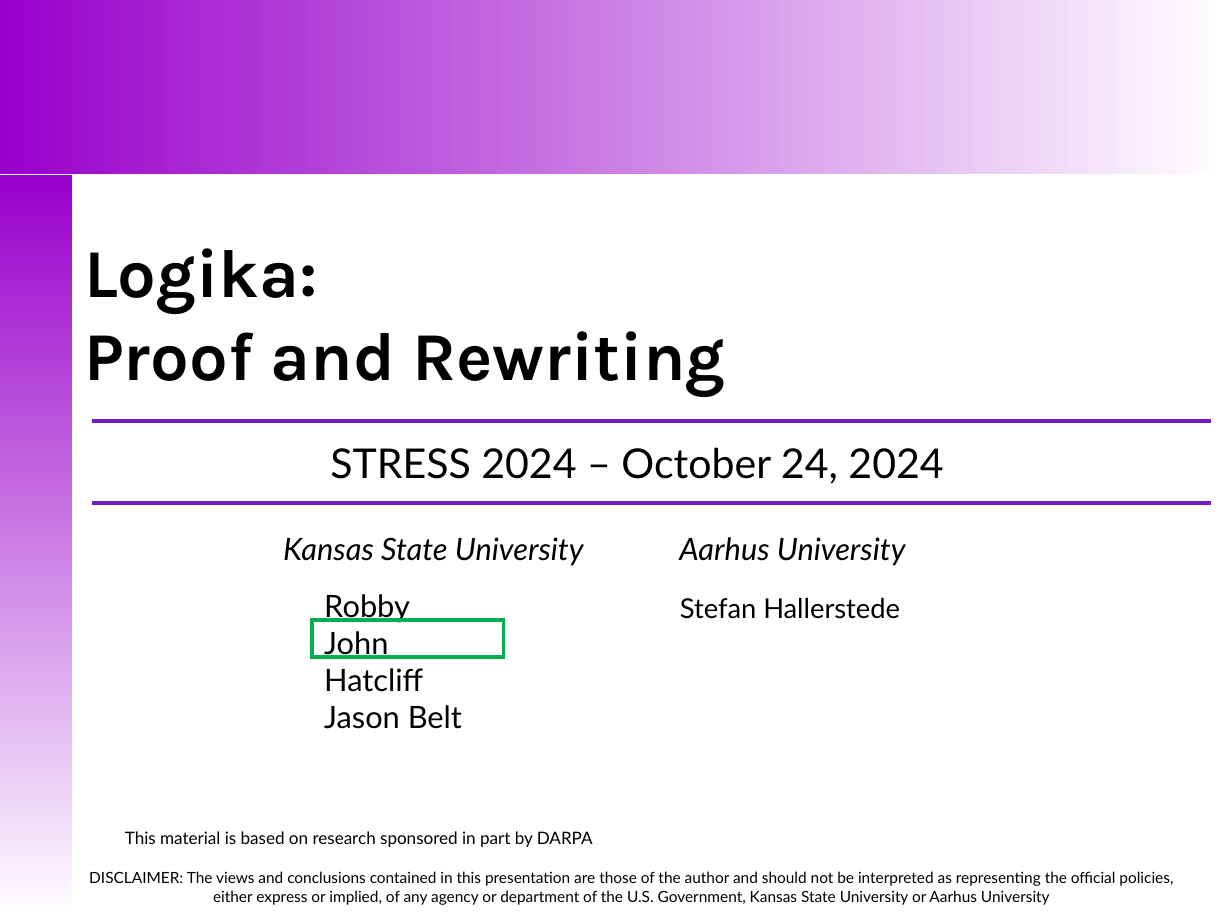
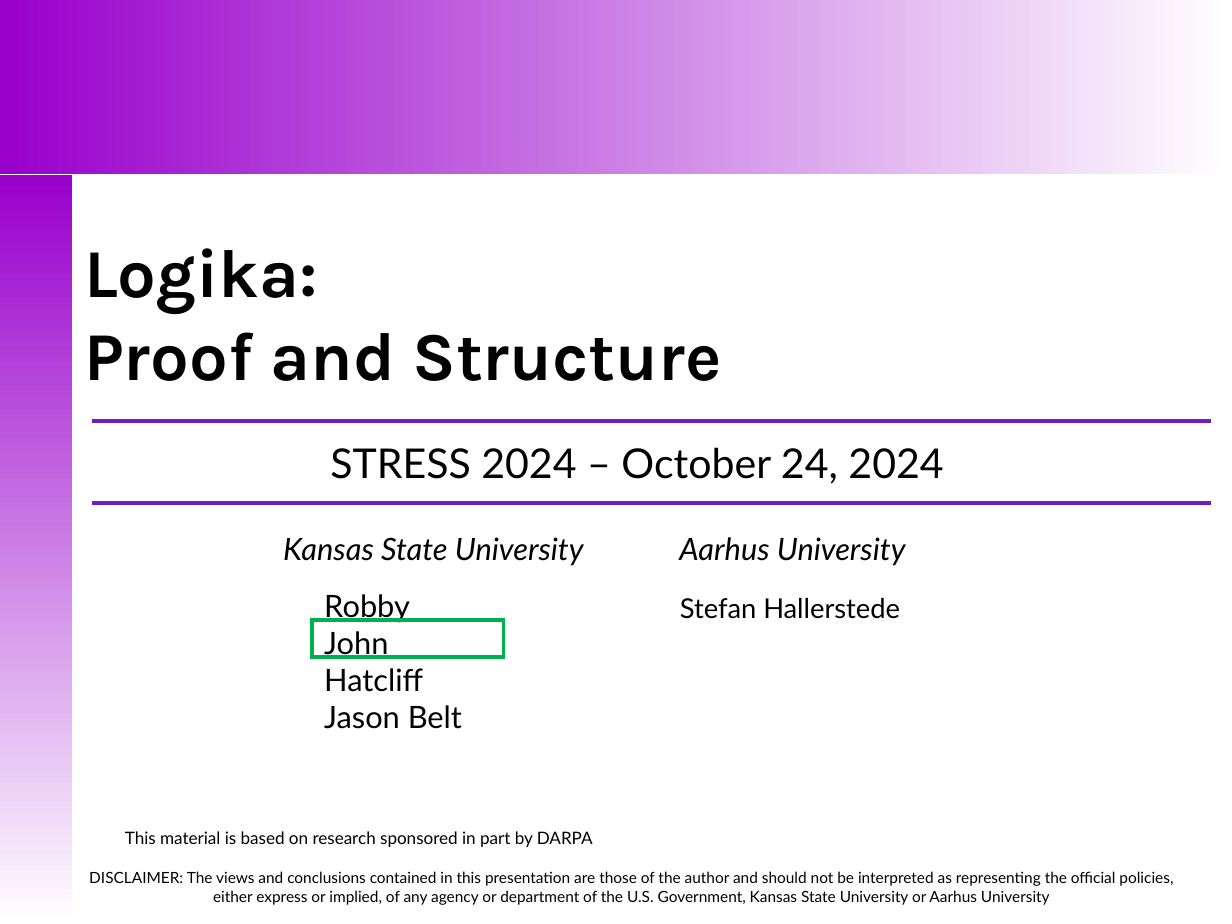
Before and after one commit to santoslab/stress24, a slide deck: slide 1 of slides/A-01-02-Proofs-Structure.pptx. Drawn at 1232x924 pixels with LibreOffice and Linux fonts; fonts in the diff are those of the drawing. Boxes give left, top, right and bottom in pixels: in the first picture for what was removed or moved away, otherwise in the second. Text is boxed around its words. In the diff, an @@ line names an element or a change of style, - is before the commit and + after.

```diff
--- a/slides/A-01-02-Proofs-Structure.pptx
+++ b/slides/A-01-02-Proofs-Structure.pptx
@@ title at [84, 248, 722, 381]: text changed @@
-Logika:
-Proof and Rewriting
+Logika:
+Proof and Structure
```
Also in this commit, not shown: 1 other slide changed, 3 slides added, 8 other files.
